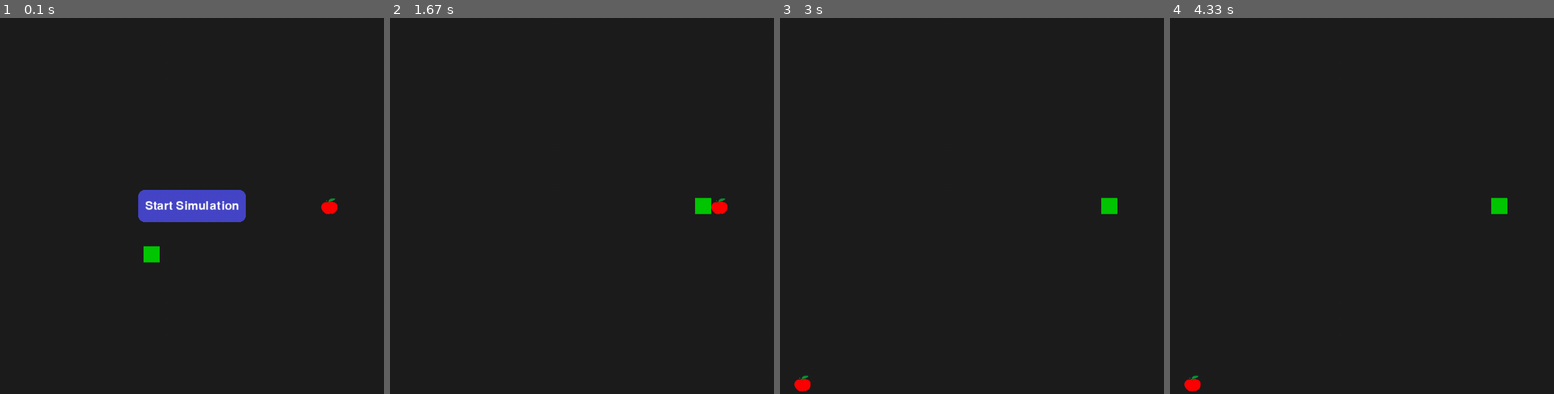
Above: before the commit, frames 1-4 (left to right).
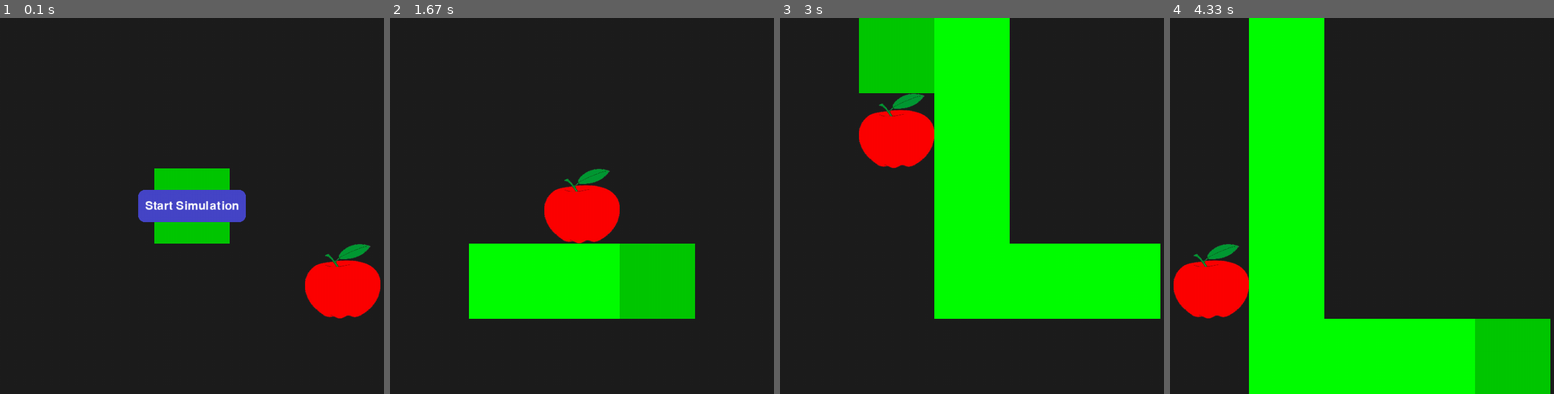
Above: after the commit, the same moments.

Repository: brii26/smart_snake
Game: pygame game, started from main.py
The game is run twice, just before and just after one commit, with the same random seed, the same clock (stepped at 60 frames per second) and the same inputs.
Inputs (mouse positions are in pixels of both pictures, inside the frame that each line leads up to):
- Up to frame 1 (0.1 s): no input
- Up to frame 2 (1.67 s): click (582, 206) at 0.43 s
- Up to frame 3 (3 s): no input
- Up to frame 4 (4.33 s): no input

The runs differ from the first frame. In frame 1, 5.3% of the frame differs, in the area x 37-100%, y 40-80%; in frame 2, 15%; in frame 3, 31%; in frame 4, 34%, in the area x 0-100%, y 0-100%.

Commit message:
Feat : snake moves through multiple apples

Diff:
--- a/core/snake_planner.py
+++ b/core/snake_planner.py
@@ -9,19 +9,20 @@
         self.memo = set()
 
     def find_safe_path(self, snake, apple: Position):
+        # Step 1: Try safe path (tail-reachable)
         path = self.pathfinder.a_star(snake.head, apple, snake.body)
-        if not path:
-            return None  # No path to apple
+        if path:
+            simulated_snake = snake.copy()
+            for move in path:
+                simulated_snake.move_towards(move)
+            simulated_snake.grow()
 
-        # Simulate move to see if tail is reachable
-        simulated_snake = snake.copy()
-        for move in path:
-            simulated_snake.move_towards(move)
-        simulated_snake.grow()  # simulate eating
+            if self.tail_reachable(simulated_snake):
+                return path  # ✅ Safe path found
 
-        if self.tail_reachable(simulated_snake):
-            return path
-        return None
+        # Step 2: Fallback - return path even if unsafe (better than dying)
+        return path  # Might be unsafe but better than nothing
+
 
     def tail_reachable(self, snake):
         if len(snake.body) <= 2:
--- a/game.py
+++ b/game.py
@@ -6,8 +6,8 @@
 from core.snake_planner import SnakePlanner
 from gui.pygame_renderer import PygameRenderer
 
-GRID_HEIGHT = 25
-GRID_WIDTH = 30
+GRID_HEIGHT = 5
+GRID_WIDTH = 5
 
 class SnakeGame:
     def __init__(self):
@@ -21,7 +21,7 @@
     def step(self):
         path = self.planner.find_safe_path(self.snake, self.apple.position)
         if not path:
-            print("⚠ No path found, game over")
+            print("No path found, game over")
             self.alive = False
             return
 
@@ -41,4 +41,4 @@
                 self.step()
 
             self.renderer.render(self.snake, self.apple)
-            time.sleep(0.05)
+            time.sleep(0.001)
--- a/gui/pygame_renderer.py
+++ b/gui/pygame_renderer.py
@@ -1,12 +1,11 @@
+# gui/pygame_renderer.py
 import pygame
 from utils.position import Position
 
-CELL_SIZE = 30
 SNAKE_COLOR = (0, 255, 0)
 HEAD_COLOR = (0, 200, 0)
 APPLE_COLOR = (255, 0, 0)
 BG_COLOR = (30, 30, 30)
-GRID_COLOR = (50, 50, 50)
 BUTTON_COLOR = (70, 70, 200)
 TEXT_COLOR = (255, 255, 255)
 BUTTON_RADIUS = 12
@@ -20,26 +19,38 @@
         self.width = width
         self.height = height
         self.simulation_started = False
-        self.grid_surface = pygame.Surface((width * CELL_SIZE, height * CELL_SIZE))
+
+        # Adjust cell size to fully fit grid in window
+        self.cell_size = min(
+            WINDOW_WIDTH // self.width,
+            WINDOW_HEIGHT // self.height
+        )
+        self.grid_width = self.width * self.cell_size
+        self.grid_height = self.height * self.cell_size
+
+        # Offset to center the grid
+        self.grid_offset_x = (WINDOW_WIDTH - self.grid_width) // 2
+        self.grid_offset_y = (WINDOW_HEIGHT - self.grid_height) // 2
+
         self.window_surface = pygame.display.set_mode((WINDOW_WIDTH, WINDOW_HEIGHT))
         pygame.display.set_caption("Smart Snake")
         self.clock = pygame.time.Clock()
         self.font = pygame.font.SysFont(None, 32)
 
-        # Centered popup button
+        # Button rect (centered popup)
         button_width, button_height = 200, 60
         center_x = WINDOW_WIDTH // 2 - button_width // 2
         center_y = WINDOW_HEIGHT // 2 - button_height // 2
         self.button_rect = pygame.Rect(center_x, center_y, button_width, button_height)
+
         try:
             self.apple_img = pygame.image.load("assets/apple.png").convert_alpha()
-            self.apple_img = pygame.transform.scale(self.apple_img, (CELL_SIZE, CELL_SIZE))
+            self.apple_img = pygame.transform.scale(self.apple_img, (self.cell_size, self.cell_size))
         except:
             self.apple_img = None
 
     def render(self, snake, apple):
         self.window_surface.fill(BG_COLOR)
-        self.grid_surface.fill(BG_COLOR)
 
         # Draw apple
         self._draw_apple(apple.position)
@@ -49,11 +60,7 @@
             self._draw_cell(segment, SNAKE_COLOR)
         self._draw_cell(snake.head, HEAD_COLOR)
 
-        # Blit grid onto window surface, centered
-        grid_rect = self.grid_surface.get_rect(center=(WINDOW_WIDTH // 2, WINDOW_HEIGHT // 2))
-        self.window_surface.blit(self.grid_surface, grid_rect)
-
-        # Draw centered button before simulation starts
+        # Button (only before start)
         if not self.simulation_started:
             self._draw_popup_button()
 
@@ -61,15 +68,25 @@
         self.clock.tick(10)
 
     def _draw_cell(self, pos: Position, color):
-        rect = pygame.Rect(pos.x * CELL_SIZE, pos.y * CELL_SIZE, CELL_SIZE, CELL_SIZE)
-        pygame.draw.rect(self.grid_surface, color, rect)
+        rect = pygame.Rect(
+            self.grid_offset_x + pos.x * self.cell_size,
+            self.grid_offset_y + pos.y * self.cell_size,
+            self.cell_size,
+            self.cell_size
+        )
+        pygame.draw.rect(self.window_surface, color, rect)
 
     def _draw_apple(self, pos: Position):
-        rect = pygame.Rect(pos.x * CELL_SIZE, pos.y * CELL_SIZE, CELL_SIZE, CELL_SIZE)
+        rect = pygame.Rect(
+            self.grid_offset_x + pos.x * self.cell_size,
+            self.grid_offset_y + pos.y * self.cell_size,
+            self.cell_size,
+            self.cell_size
+        )
         if self.apple_img:
-            self.grid_surface.blit(self.apple_img, rect)
+            self.window_surface.blit(self.apple_img, rect)
         else:
-            pygame.draw.rect(self.grid_surface, APPLE_COLOR, rect)
+            pygame.draw.rect(self.window_surface, APPLE_COLOR, rect)
 
     def _draw_popup_button(self):
         pygame.draw.rect(self.window_surface, BUTTON_COLOR, self.button_rect, border_radius=BUTTON_RADIUS)
--- a/requirement.txt
+++ b/requirement.txt
@@ -0,0 +1 @@
+pygame
